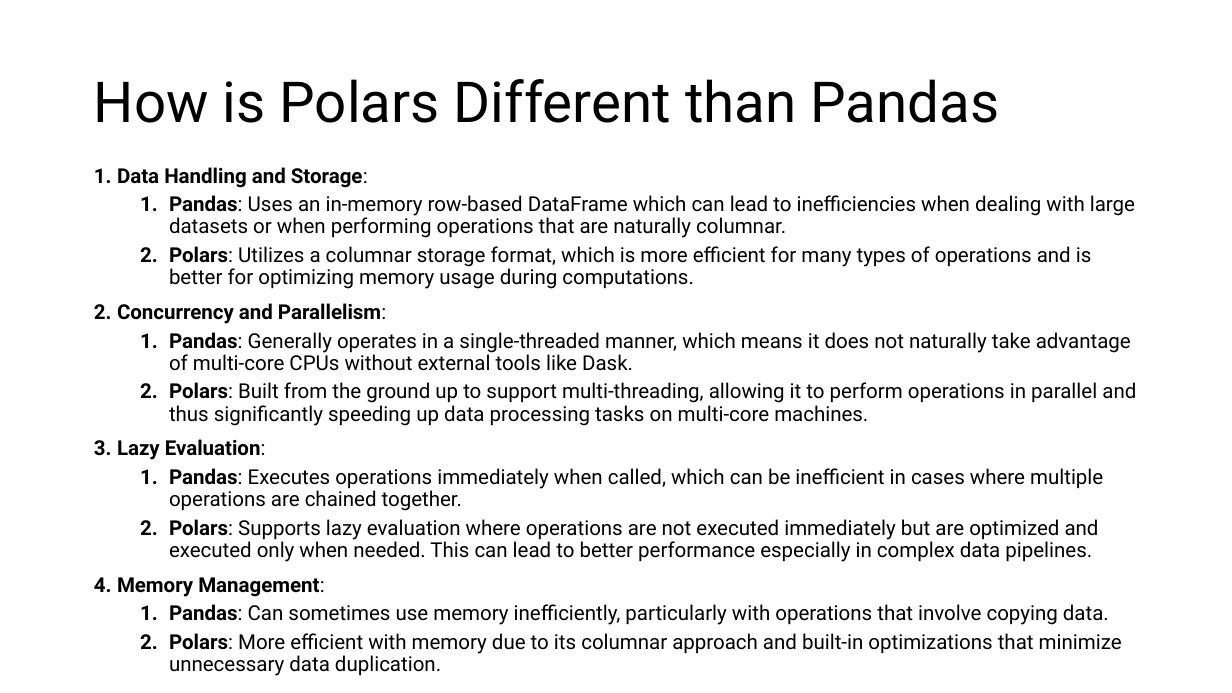
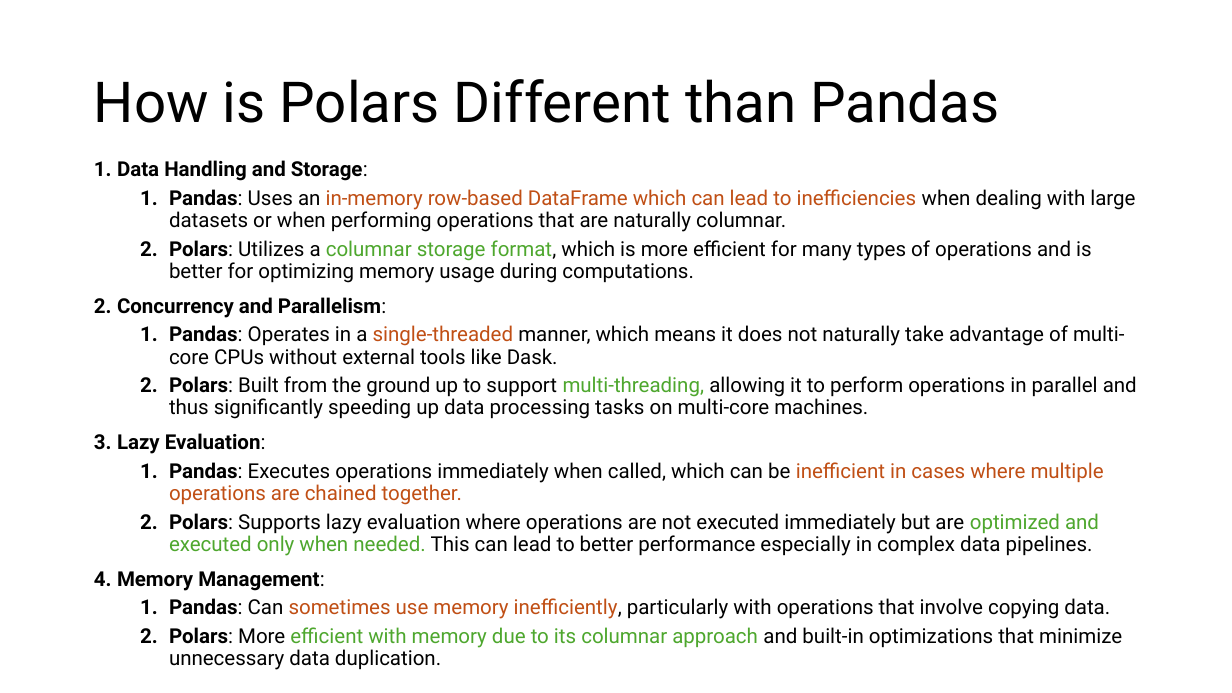
Before and after one commit to gdallvo1/OIM7502_SP25_classwork, a slide deck: slide 7 of Midterm_Polars/Polar_PythonLibrary.pptx (slide 6 before the commit). Drawn at 1232x693 pixels with LibreOffice and Linux fonts; fonts in the diff are those of the drawing. Boxes give left, top, right and bottom in pixels: in the first picture for what was removed or moved away, otherwise in the second. Text is boxed around its words. In the diff, an @@ line names an element or a change of style, - is before the commit and + after.

```diff
--- a/Midterm_Polars/Polar_PythonLibrary.pptx
+++ b/Midterm_Polars/Polar_PythonLibrary.pptx
@@ text "Data Handling and Storage:": place and size @@
-text "Data Handling and Storage:" at box(117, 167, 1136, 625)
+text "Data Handling and Storage:" at box(117, 160, 1137, 619)
@@ text at box(169, 189, 1137, 619): text colour #000000 to #C04F15 in "in-memory row-based DataFrame which can lead to ...", "inefficient in cases where multiple operations are ...", "sometimes use memory inefficiently,"; text colour #000000 to #4EA72E in "columnar storage format,", "multi-threading,", "optimized and executed only when needed.", "efficient with memory due to its columnar ..." @@
@@ text at box(169, 325, 1125, 365): text changed @@
-  1. Pandas: Generally operates in a single-threaded manner, which means it does not naturally take advantage of multi-core CPUs without external tools like Dask.
+  1. Pandas: Operates in a single-threaded manner, which means it does not naturally take advantage of multi-core CPUs without external tools like Dask.
```
Also in this commit, not shown: 4 other slides changed, 3 slides added, 1 slide removed, 3 other files.
